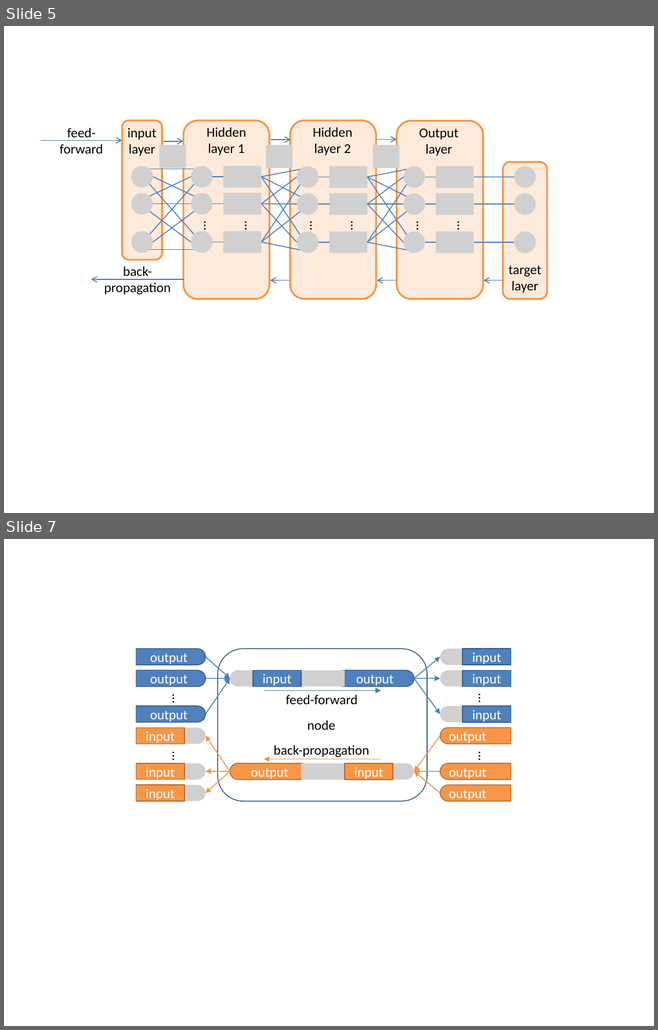
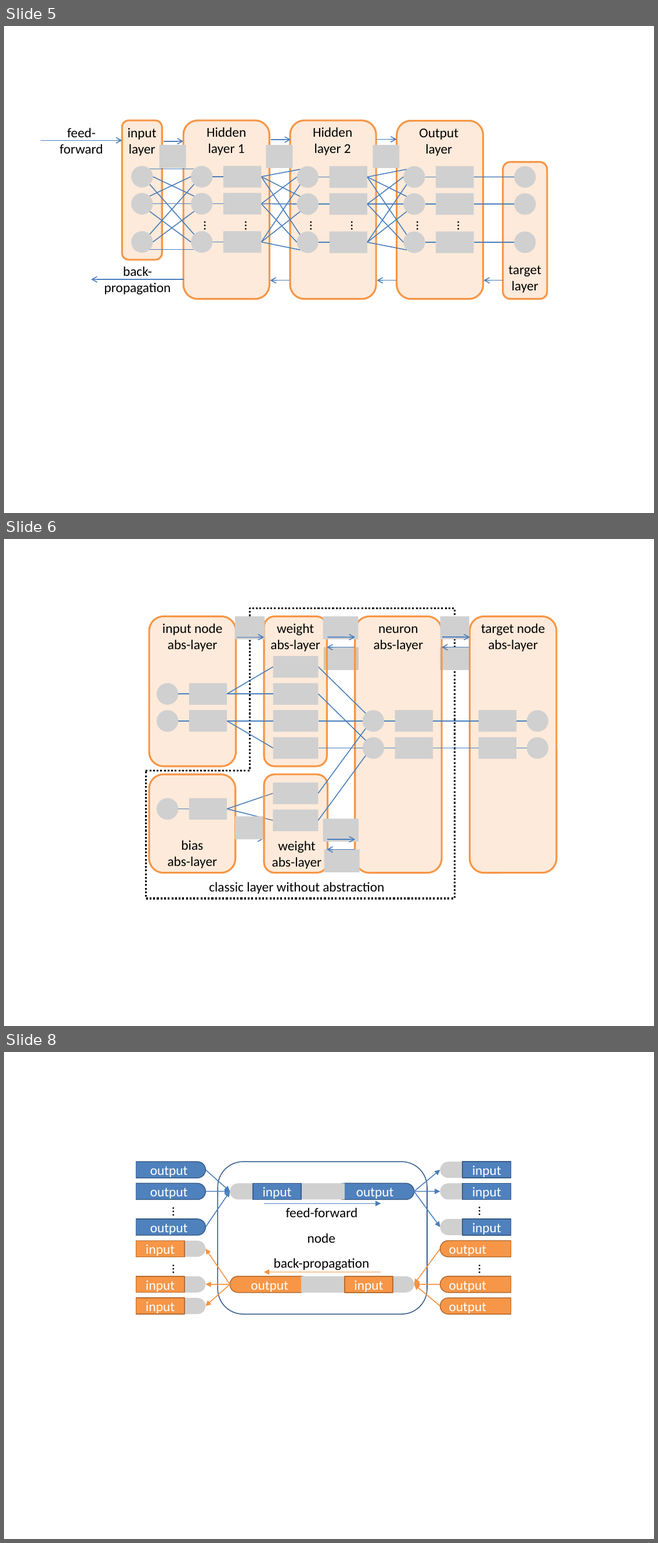
Before and after one commit to wenduow/BeefNet, a slide deck: trunk/pic/pic.pptx. Shown one above the other, each under a label of ours: slides 5 and 7 before the commit, slides 5, 6 and 8 after it; the slides between them are not shown. The pictures are 658x1030 and 658x1543 pixels, drawn with LibreOffice and Linux fonts; fonts in the diff are those of the drawing; grey boxes stand for pictures. Boxes give left, top, right and bottom in pixels: in the first picture for what was removed or moved away, otherwise in the second. Text is boxed around its words. In the diff, an @@ line names an element or a change of style, - is before the commit and + after.

```diff
--- a/trunk/pic/pic.pptx
+++ b/trunk/pic/pic.pptx
@@ slide 6 added at [4,539,654,1026], background #FFFFFF @@
@@ group added at [146,609,556,899]: 28 pictures, 21 lines, 8 arrows, 7 texts, 6 rounded rectangles, 1 freeform shape @@
+neuron
+abs-layer
+weight
+abs-layer
+target node
+abs-layer
+input node
+abs-layer
+bias
+abs-layer
+weight
+abs-layer
+classic layer without abstraction
@@ what was slide 7 is now slide 8 @@
```
Also in this commit, not shown: 2 other slides added, 1 slide removed, 29 other files.
